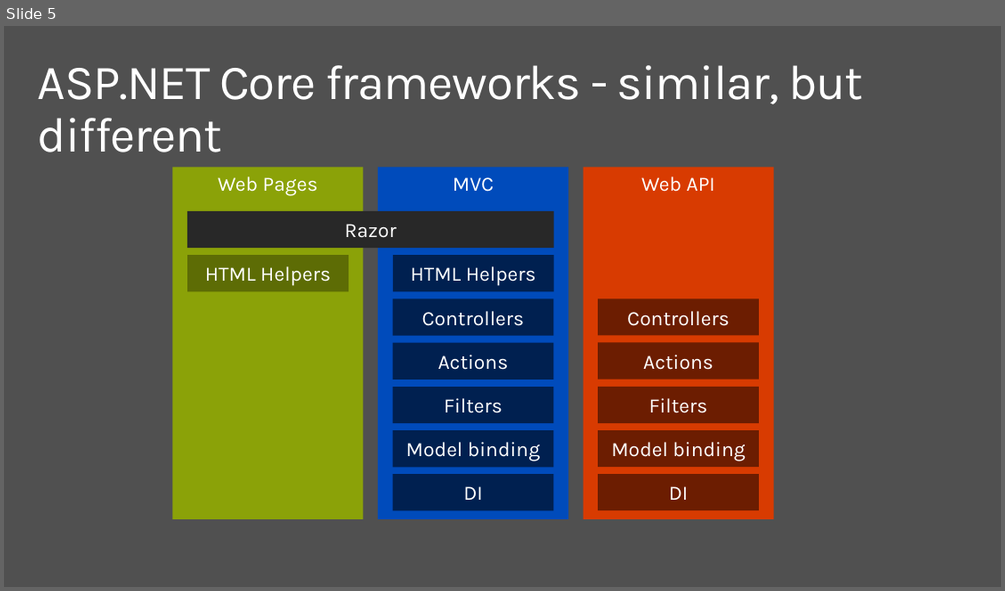
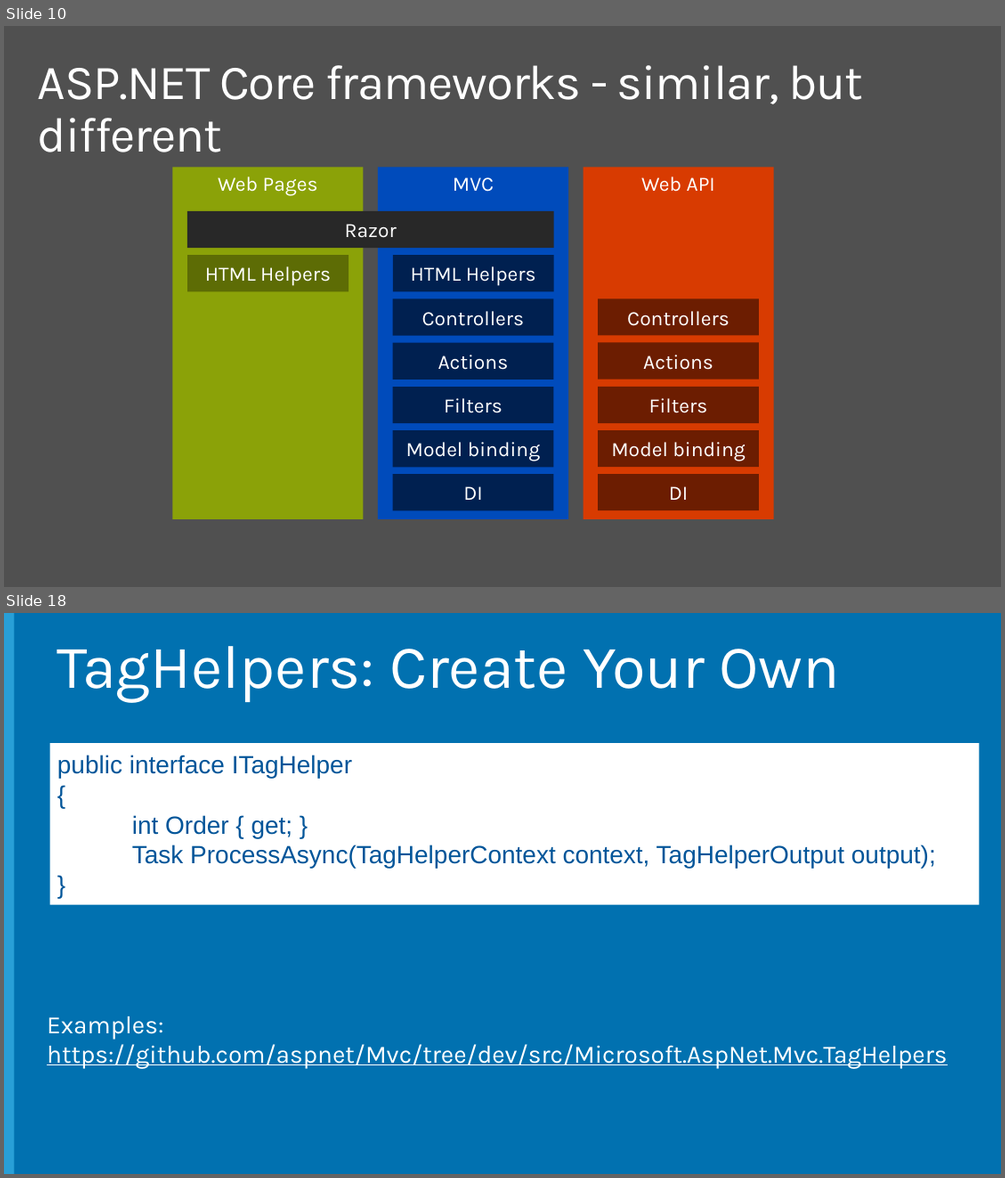
Before and after one commit to dotnet-presentations/dotnetcore-workshop, a slide deck: 2-Web-Dev/netcore-workshop-webdev.pptx. Shown one above the other, each under a label of ours: slide 5 before the commit, slides 10 and 18 after it; the slides between them are not shown. The pictures are 1005x591 and 1005x1178 pixels, drawn with LibreOffice and Linux fonts; fonts in the diff are those of the drawing; background and template pictures are left out. Boxes give left, top, right and bottom in pixels: in the first picture for what was removed or moved away, otherwise in the second. Text is boxed around its words. In the diff, an @@ line names an element or a change of style, - is before the commit and + after.

```diff
--- a/2-Web-Dev/netcore-workshop-webdev.pptx
+++ b/2-Web-Dev/netcore-workshop-webdev.pptx
@@ slide 18 added at (4,613,1001,1174), background #0171B0 @@
@@ rectangle added at (4,613,15,1174), fill #289FD7 @@
@@ title added at (57,646,839,702), 60 pt, text #FFFFFF @@
+TagHelpers: Create Your Own
@@ rectangle added at (50,744,979,905), fill #FFFFFF, 24.5 pt, text #025599 @@
+public interface ITagHelper
+{
+int Order { get; }
+Task ProcessAsync(TagHelperContext context, TagHelperOutput output);
+}
@@ text added at (47,1016,947,1069), 24.5 pt, text #FFFFFF, underline @@
+Examples:
+https://github.com/aspnet/Mvc/tree/dev/src/Microsoft.AspNet.Mvc.TagHelpers
@@ what was slide 5 is now slide 10 @@
```
Also in this commit, not shown: 1 slide changed, 16 other slides added.
